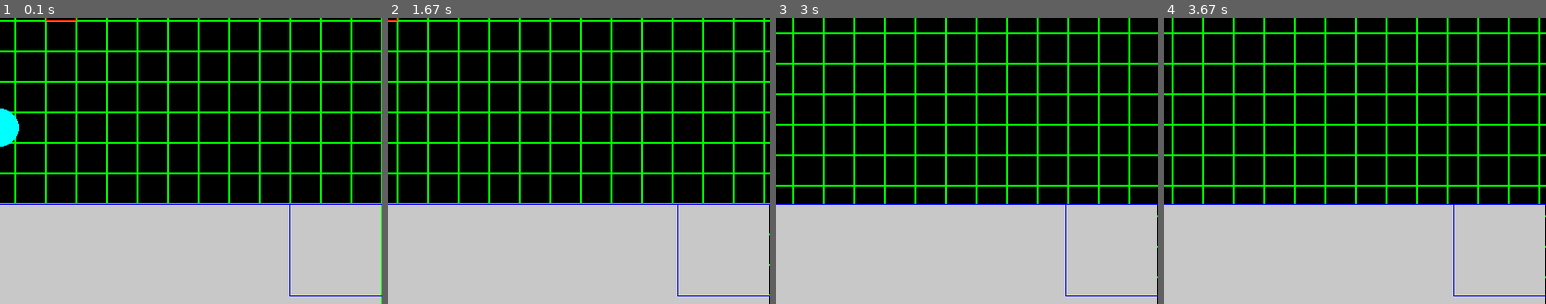
Above: before the commit, frames 1-4 (left to right).
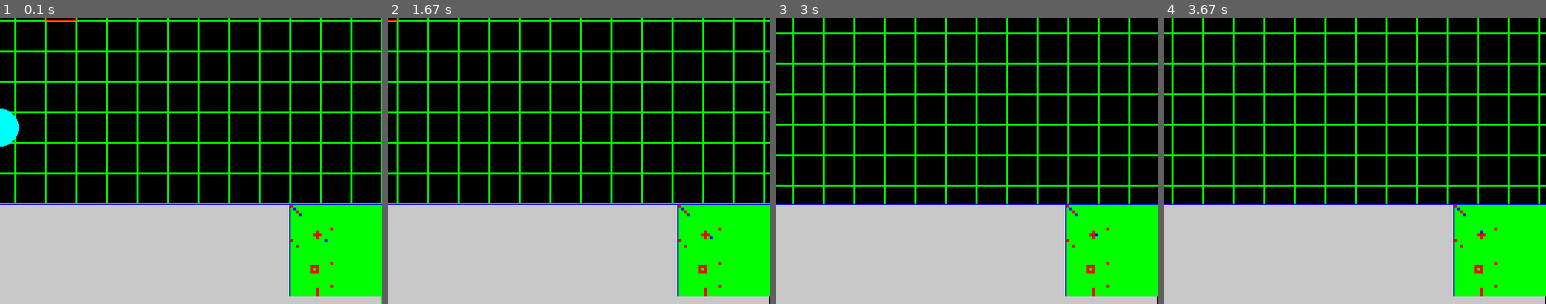
Above: after the commit, the same moments.

Repository: Xitog/tallentaa
Game: pygame game, started from projet_rts/python/rts.py
Same seed, same stepped clock (60 frames per second), same inputs: the game is played once before the commit and once after it.
Inputs (mouse positions are % of the whole screen's width and height, from its top left):
- Up to frame 1 (0.1 s): no input
- Up to frame 2 (1.67 s): hold Shift 0.33-0.8 s; hold Right 0.33-0.8 s; move the mouse to (46, 54) at 0.37 s; press the mouse at (19, 35) at 0.87 s; move the mouse to (19, 54) at 0.97 s; release the mouse at (19, 74) at 1.1 s; press the mouse at (19, 35) at 1.2 s; move the mouse to (53, 60) at 1.3 s; release the mouse at (87, 85) at 1.43 s; right-click (26, 30) at 1.55 s
- Up to frame 3 (3 s): hold Right 1.83-2.3 s; hold Up 2.33-2.63 s; hold Right from 2.67 s (still down)
- Up to frame 4 (3.67 s): release Right at 3.13 s; hold Left from 3.17 s (still down)
The pictures show only the part of the screen within x 50-100%, y 48-98%; the shares and areas given below are measured in that part.

The runs differ from the first frame. In frame 1, 7.6% of the frame differs, in the area x 76-100%, y 65-98%; in frame 2, 7.7%; in frame 3, 7.7%; in frame 4, 7.7%.

Commit message:
Minimap, print only on debug, friendly IDLE exit
Minimap
Print only on debug
Friendly IDLE exit
(the display of unit is still based on a unit list rather than the unit
matrix)
(the unit matrix seems xx yy instead of yy xx like the map)

Diff:
--- a/projet_rts/python/rts.py
+++ b/projet_rts/python/rts.py
@@ -8,9 +8,10 @@
 # div X and Y by 32 + math.trunc -> give the square where we are
 # multiply by 32 -> give where we start to display
 
-import pygame, sys, math
+import pygame, sys, math, os
 from pygame.locals import *
-
+os.environ['SDL_VIDEO_CENTERED'] = '1' # only use of os
+DEBUG = False
 
 class Camera:
 
@@ -43,6 +44,7 @@
 
 
 class Particle:
+
     def __init__(self, pos, dir, target, ttl, guided=False):
         self.x = pos[0]
         self.y = pos[1]
@@ -276,7 +278,7 @@
     else:  # a zone
         for i in range(x, w):
             for j in range(y, h):
-                print(i,j)
+                if DEBUG: print(i,j)
                 if w1.unit_map[i][j] != 0:
                     ul.append(w1.unit_map[i][j])
     return ul
@@ -327,8 +329,8 @@
     [0, 0, 0, 0, 0, 0,0,0,0,1,0,0,0,0,0,0,0,0,0,0,0,0,0,0,0,0,0,0,0,0,0, 0],
 ]
 
-print('mapX :', len(my_map[0]))
-print('mapY :', len(my_map))
+if DEBUG: print('mapX :', len(my_map[0]))
+if DEBUG: print('mapY :', len(my_map))
 
 
 def main_loop():
@@ -364,7 +366,8 @@
 
     INTERFACE_Y = 480
 
-    while 1:
+    stop = False
+    while not stop:
 
         mx, my = pygame.mouse.get_pos()
         mx32 = math.trunc((mx-X) / 32)
@@ -372,10 +375,12 @@
 
         for event in pygame.event.get():
             if event.type == pygame.QUIT:
-                exit()
+                stop = True
+                break # stop event loop
             elif event.type == KEYDOWN:
                 if event.key == K_ESCAPE:
-                    exit()
+                    stop = True
+                    break # stop event loop
                 elif event.key == K_DOWN:
                     down = True
                 elif event.key == K_UP:
@@ -385,7 +390,7 @@
                 elif event.key == K_RIGHT:
                     right = True
                 elif event.key == K_LSHIFT:
-                    print('add_mod!')
+                    if DEBUG: print('add_mod!')
                     add_mod = True
             elif event.type == KEYUP:
                 if event.key == K_DOWN:
@@ -398,7 +403,7 @@
                     right = False
                 elif event.key == K_LSHIFT:
                     add_mod = False
-                    print('stop add mod!')
+                    if DEBUG: print('stop add mod!')
                 elif event.key == K_SPACE:
                     SCROLL_MOD += 1
             elif event.type == MOUSEBUTTONDOWN:
@@ -413,7 +418,7 @@
                     if mx32 in range(0, MAP_X) and my32 in range(0, MAP_Y):
                         pass
                         # print('map=', my_map[mx32][my32])
-                    print(SELECT_X, SELECT_Y, mx-X, my-Y)
+                    if DEBUG: print(SELECT_X, SELECT_Y, mx-X, my-Y)
                     deb_x = min(SELECT_X, mx-X)
                     fin_x = max(SELECT_X, mx-X)
                     deb_y = min(SELECT_Y, my-Y)
@@ -431,19 +436,19 @@
                     else:
                         selected = []
                 elif event.button == 3:  # Right
-                    print('button right')
+                    if DEBUG: print('button right')
                     s = select(mx-X, my-Y)
                     if not s:
                         for u in selected:
                             if not add_mod:
-                                print('set order!')
+                                if DEBUG: print('set order!')
                                 u.order(Order('go', math.trunc((mx-X)/32), math.trunc((my-Y)/32)))
-                                print('go order at ', math.trunc((mx-X)/32), math.trunc((my-Y)/32))
+                                if DEBUG: print('go order at ', math.trunc((mx-X)/32), math.trunc((my-Y)/32))
                             else:
-                                print('add order!')
-                                print(len(u.orders))
+                                if DEBUG: print('add order!')
+                                if DEBUG: print(len(u.orders))
                                 u.add_order(Order('go', mx-X, my-Y))
-                                print(len(u.orders))
+                                if DEBUG: print(len(u.orders))
                     elif s.side != SIDE_PLAYER:
                         for u in selected:
                             if not add_mod:
@@ -451,7 +456,9 @@
                             else:
                                 u.add_order(Order('attack', target=s))
                 elif event.button == 2:
-                    print('button 3')
+                    if DEBUG: print('button 3')
+        if stop:
+            break # stop main loop
 
     # -----------------------------------------------------------------------------
     # Update
@@ -527,6 +534,19 @@
         pygame.draw.line(camera.screen, Color(0, 0, 255), (703, INTERFACE_Y), (703, INTERFACE_Y+96), 1)
         pygame.draw.line(camera.screen, Color(0, 0, 255), (703, INTERFACE_Y+96), (799, INTERFACE_Y+96), 1)
 
+        # Minimap rendering
+        for xx in range(0, len(my_map[0])):
+            for yy in range(0, len(my_map)):
+                r = my_map[yy][xx]
+                if r == 1:
+                    color = Color(255, 0, 0, 128)
+                else:
+                    color = Color(0, 255, 0, 128)
+                if w1.unit_map[xx][yy] != 0:
+                    color = Color(0, 0, 255, 128)
+                #camera.screen.set_at((703+(xx*3), INTERFACE_Y+(yy*3)+1), color)
+                pygame.draw.rect(camera.screen, color, ( 704+(xx*3),INTERFACE_Y+(yy*3)+1, 3, 3), 0)
+
         # fin Interface
 
         # screen.blit(ball, ballrect)
@@ -536,4 +556,10 @@
 
 
 if __name__ == '__main__':
-    main_loop()
+    try:
+        main_loop()
+    except:
+        print("Unexpected error:", sys.exc_info()[0])
+    finally:
+        pygame.quit() # Keep this IDLE friendly from https://www.pygame.org/wiki/FrequentlyAskedQuestions
+        print('Goodbye')
